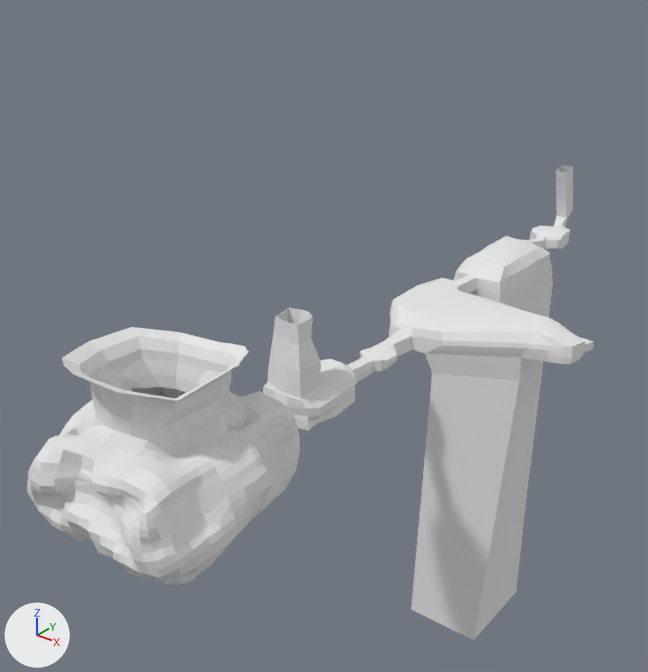
The glTF model Assets/Models/Environment Models/Map Models/tut_cave_v3/caveV3_BLOCKOUT.glb: old version first, new version second.
Rendered twice from a camera (50 mm lens) standing at (183.0, -170.0, 170.0) and looking at (-28.0, 94.0, 6.0). The axes (+X, +Y, +Z) are drawn at lower left. The lights are the same throughout. Where no turn or scale is listed for an object, it has been applied to the vertices. Vertices at the same position are counted once.
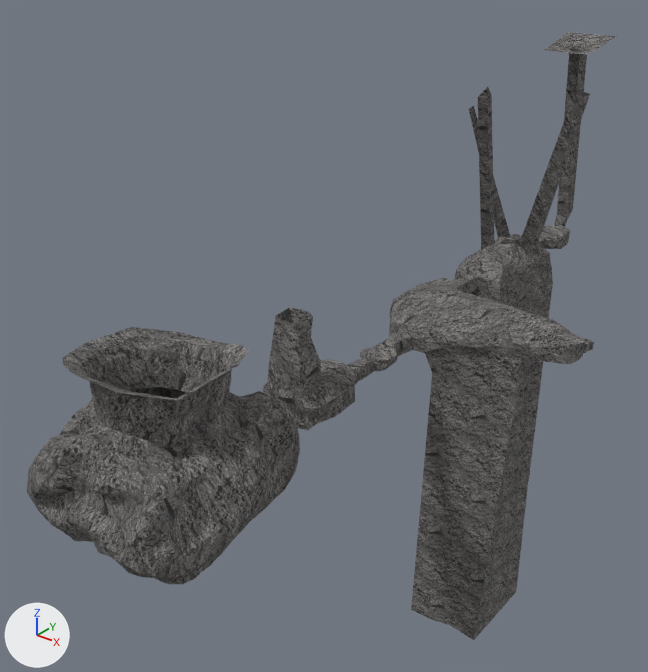
The change, as JSON lines over the scene's bpy script:
```json
{"op": "add", "block": "img_vulcanic_rock", "code": ["img_vulcanic_rock = load_image('vulcanic_rock', '_unpacked/vulcanic_rock', 256, 256, 'sRGB')"]}
{"op": "add", "block": "img_vulcanic_rock_normals", "code": ["img_vulcanic_rock_normals = load_image('vulcanic_rock_normals', '_unpacked/vulcanic_rock_normals', 256, 256, 'Non-Color')"]}
{"op": "add", "block": "img_moss_png_normals", "code": ["img_moss_png_normals = load_image('moss.png_normals', '_unpacked/moss.png_normals', 128, 128, 'Non-Color')"]}
{"op": "add", "block": "img_moss", "code": ["img_moss = load_image('moss', '_unpacked/moss', 128, 128, 'sRGB')"]}
{"op": "add", "block": "mat_rock_nonormals", "code": ["mat_rock_nonormals = bpy.data.materials.new('Rock_noNormals')", "# uses the picture img_vulcanic_rock", "# uses the picture img_vulcanic_rock_normals"]}
{"op": "add", "block": "mat_vulcanic_rock", "code": ["mat_vulcanic_rock = bpy.data.materials.new('Vulcanic_rock')", "# uses the picture img_vulcanic_rock", "# uses the picture img_vulcanic_rock_normals"]}
{"op": "add", "block": "mat_moss", "code": ["mat_moss = bpy.data.materials.new('moss')", "# uses the picture img_moss", "# uses the picture img_moss_png_normals"]}
{"block": "me_cube_014", "where": "# used by ob_cube_015; location = (4.7, -11.1, 13.8)"}
{"op": "remove", "block": "me_cube_014", "code": "me_cube_014.from_pydata(...)  # 2277 vertices, 4521 faces; spans x -37.0..61.0, y -42.0..295.0, z -149.0..41.0"}
{"op": "add", "block": "me_cube_014", "code": "me_cube_014.from_pydata(...)  # 2385 vertices, 4731 faces; spans x -37.0..61.0, y -42.0..299.0, z -149.0..95.0"}
{"block": "me_cube_014", "change": "me_cube_014 part 1: 82 vertices moved from x -26.0..2.0, y 168.0..238.0, z -5.0..4.0 to x -26.0..2.0, y 167.0..238.0, z -4.0..8.0; 17 vertices removed from x -20.0..13.0, y 149.0..238.0, z 1.0..4.0; 133 vertices added at x -27.0..59.0, y 124.0..299.0, z -149.0..95.0"}
{"block": "me_cube_014", "change": "me_cube_014 part 2: 8 vertices removed from x -17.0..-10.0, y 280.0..287.0, z 28.0..30.0"}
{"block": "me_cube_014", "change": "me_cube_014 part 3: 4317 faces spanning x -37.0..61.0, y -42.0..295.0, z -149.0..41.0 switch from mat_default_white to mat_vulcanic_rock"}
{"op": "add", "block": "me_cube_014", "code": "me_cube_014.materials.append(mat_moss)"}
{"op": "add", "block": "me_cube_014", "code": "me_cube_014.materials.append(mat_rock_nonormals)"}
```

Changed parts and their boxes (x1, y1, x2, y2) in the pictures (648 x 672 px):
```json
{"object": "Cube.015", "change": "reshaped", "before": [27, 165, 594, 640], "after": [27, 32, 617, 640], "on screen": "28% taller"}
{"part": 1, "of": "me_cube_014", "change": "built on", "before": [393, 236, 550, 325], "after": [393, 32, 617, 640]}
{"part": 2, "of": "me_cube_014", "change": "deleted", "before": [556, 165, 573, 218]}
{"part": 3, "of": "me_cube_014", "change": "recoloured", "before": [27, 213, 594, 640], "after": [27, 213, 594, 640]}
```
